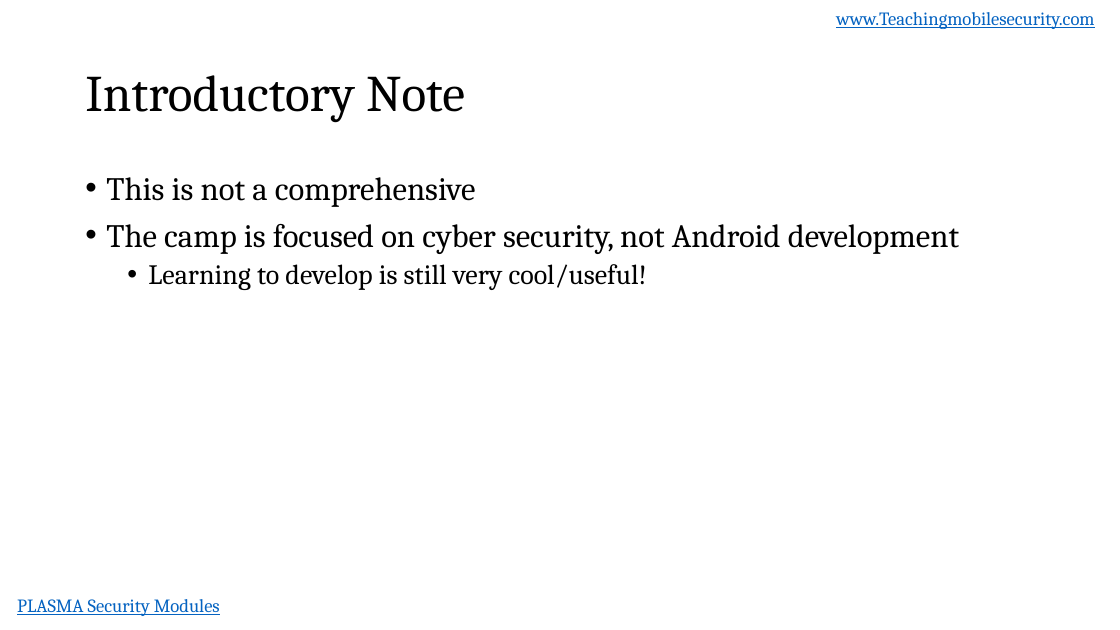
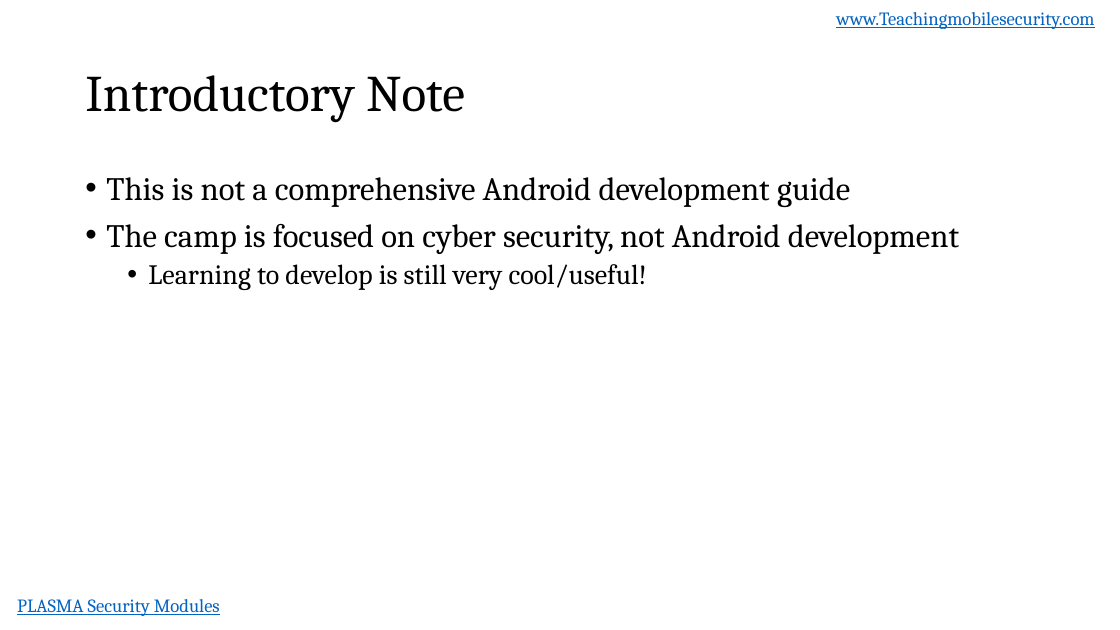
Before and after one commit to dan7800/VulnerableAndroidAppOracle, a slide deck: slide 2 of Vulnerabilities/AndroidIntro/AndroidIntroduction.pptx. Drawn at 1120x630 pixels with LibreOffice and Linux fonts; fonts in the diff are those of the drawing; background and template pictures are left out. Boxes give left, top, right and bottom in pixels: in the first picture for what was removed or moved away, otherwise in the second. Text is boxed around its words. In the diff, an @@ line names an element or a change of style, - is before the commit and + after.

```diff
--- a/Vulnerabilities/AndroidIntro/AndroidIntroduction.pptx
+++ b/Vulnerabilities/AndroidIntro/AndroidIntroduction.pptx
@@ text at [106, 177, 850, 207]: text changed @@
-• This is not a comprehensive
+• This is not a comprehensive Android development guide
```
Also in this commit, not shown: 1 other slide changed, 8 slides added, 7 slides removed.
